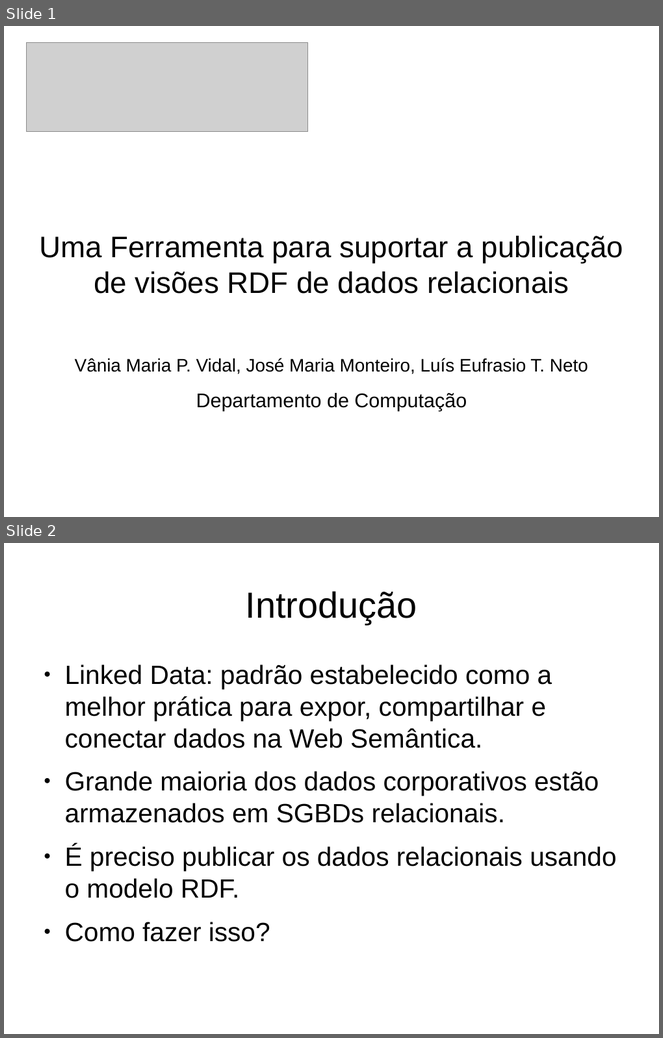
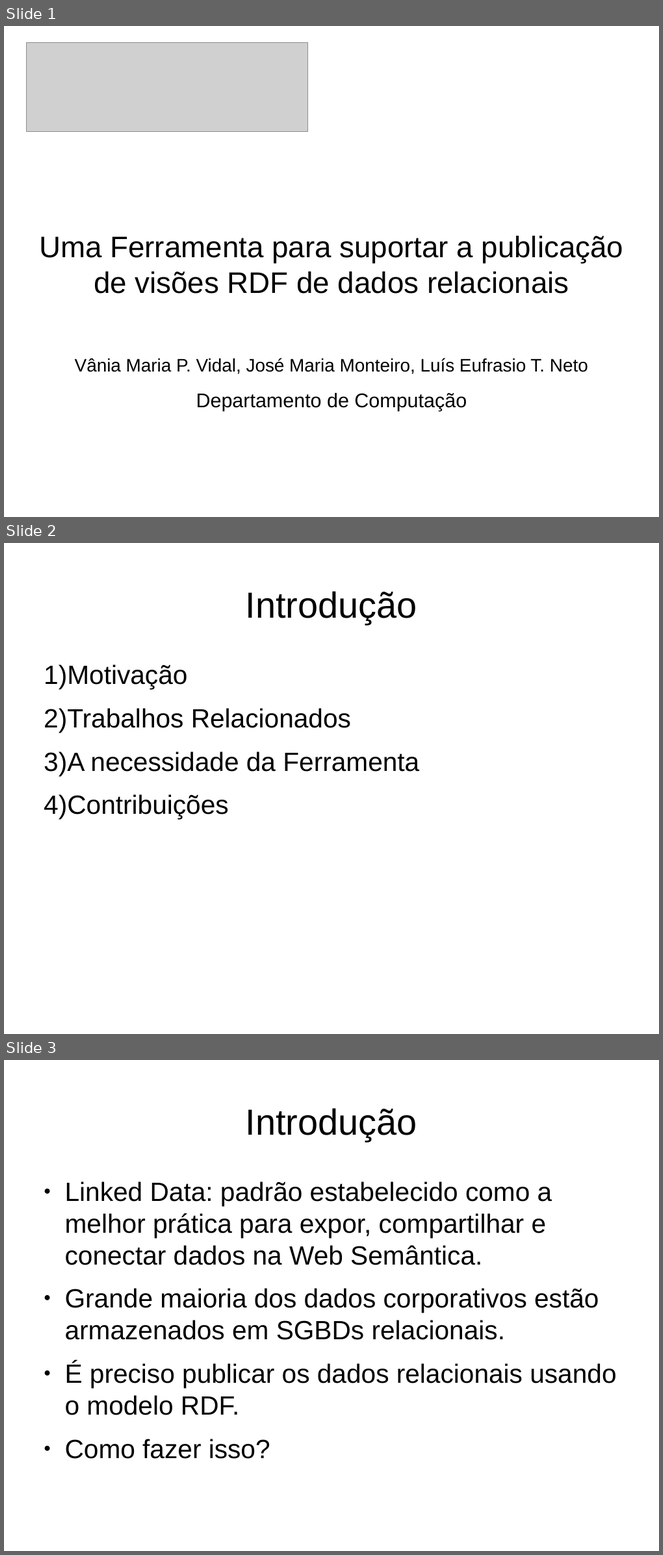
Before and after one commit to luiseufrasio/mestrado-ufc-eufrasio, a slide deck: docs/proposta.odp. Shown one above the other, each under a label of ours: slides 1 and 2 before the commit, slides 1, 2 and 3 after it. The pictures are 663x1038 and 663x1555 pixels, drawn with LibreOffice and Linux fonts; fonts in the diff are those of the drawing; grey boxes stand for pictures. Boxes give left, top, right and bottom in pixels: in the first picture for what was removed or moved away, otherwise in the second. Text is boxed around its words. In the diff, an @@ line names an element or a change of style, - is before the commit and + after.

```diff
--- a/docs/proposta.odp
+++ b/docs/proposta.odp
@@ slide 2 added at (4,543,659,1034), background #FFFFFF @@
@@ title added at (246,591,417,624), 44 pt, text #000000 @@
+Introdução
@@ text added at (44,665,419,819), 32 pt, text #000000 @@
+1) Motivação
+2) Trabalhos Relacionados
+3) A necessidade da Ferramenta
+4) Contribuições
@@ what was slide 2 is now slide 3 @@
```
Also in this commit, not shown: 5 slides changed, 1 slide removed.
